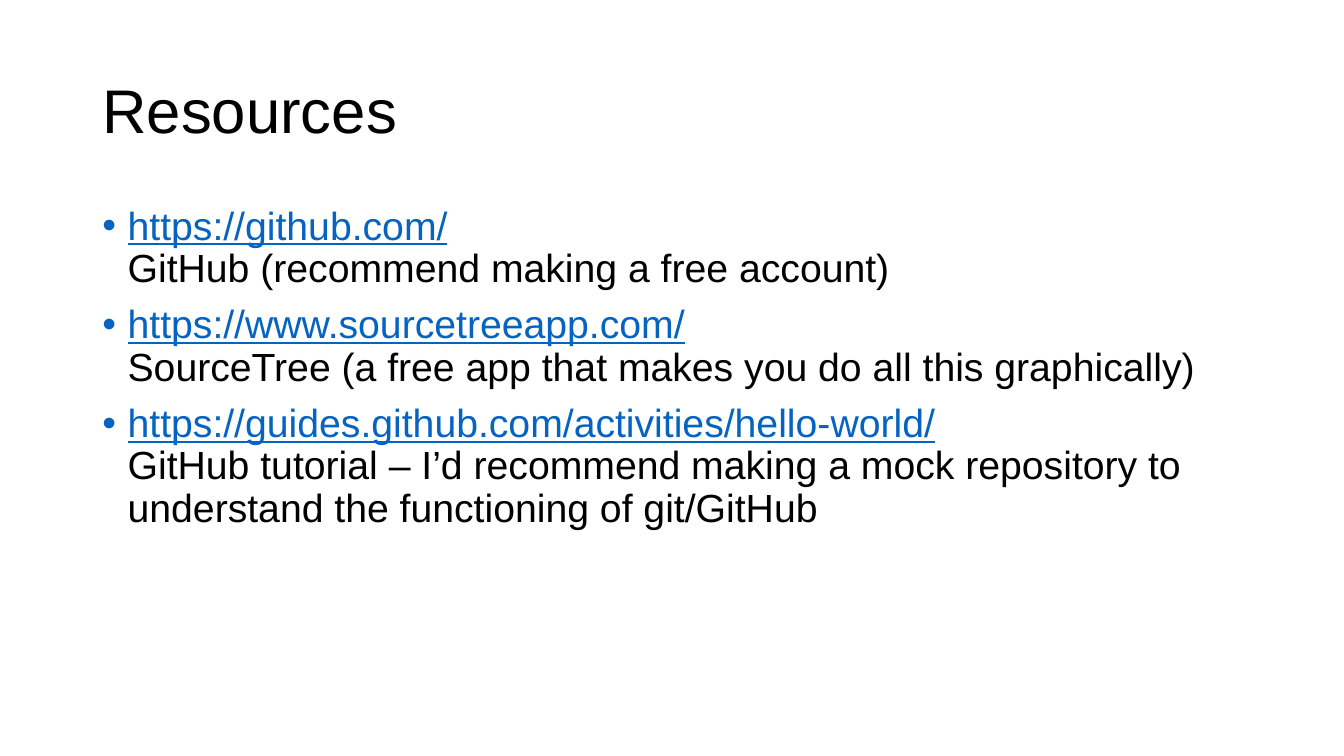
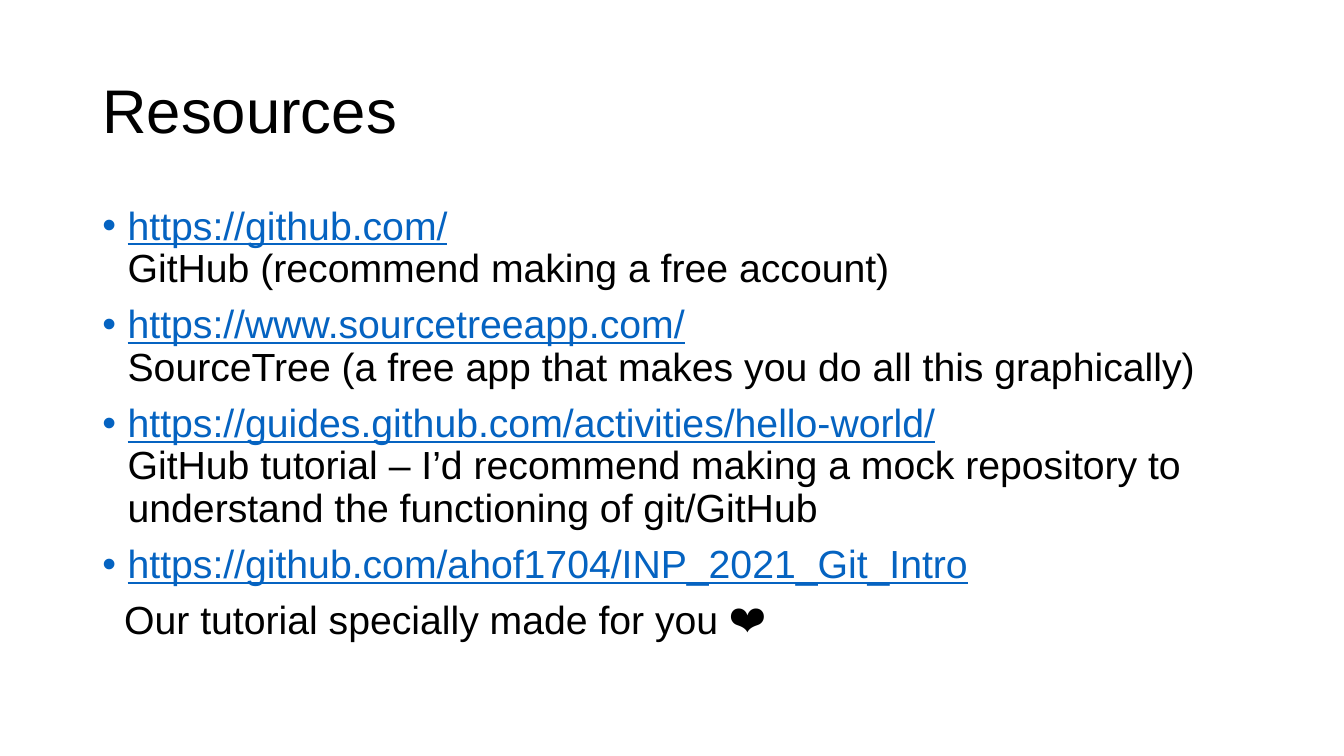
Before and after one commit to vibhaannaswamy/INP_Git_Intro_forked, a slide deck: slide 22 of slides/GitHubIntro_2021.pptx. Drawn at 1344x756 pixels with LibreOffice and Linux fonts; fonts in the diff are those of the drawing. Boxes give left, top, right and bottom in pixels: in the first picture for what was removed or moved away, otherwise in the second. Text is boxed around its words. In the diff, an @@ line names an element or a change of style, - is before the commit and + after.

Commit message:
updates (clayton + slides)

```diff
--- a/slides/GitHubIntro_2021.pptx
+++ b/slides/GitHubIntro_2021.pptx
@@ text at (x1=124, y1=549, x2=968, y2=642): paragraphs added @@
+• https://github.com/ahof1704/INP_2021_Git_Intro
+Our tutorial specially made for you ❤️
```
Also in this commit, not shown: 3 other files.
